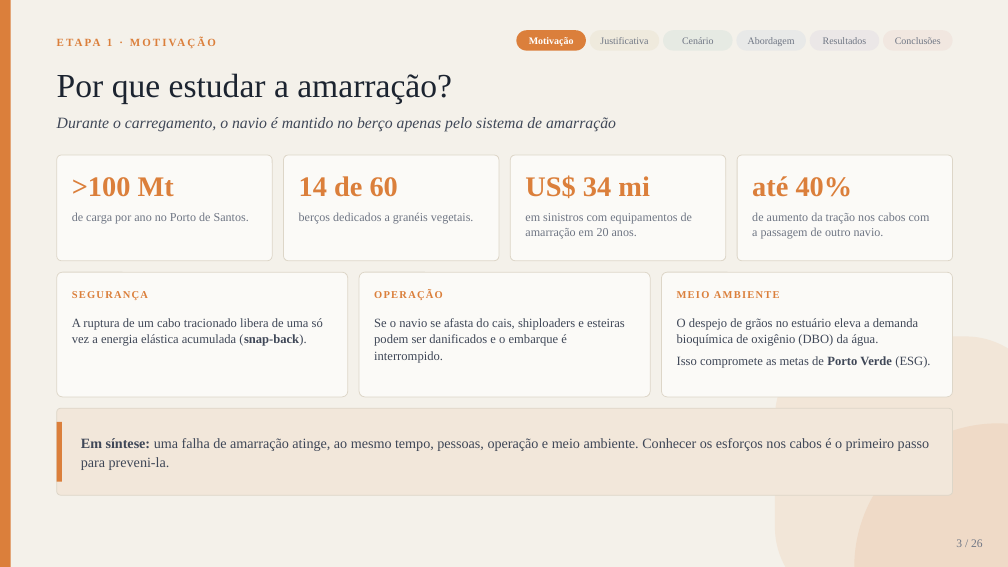
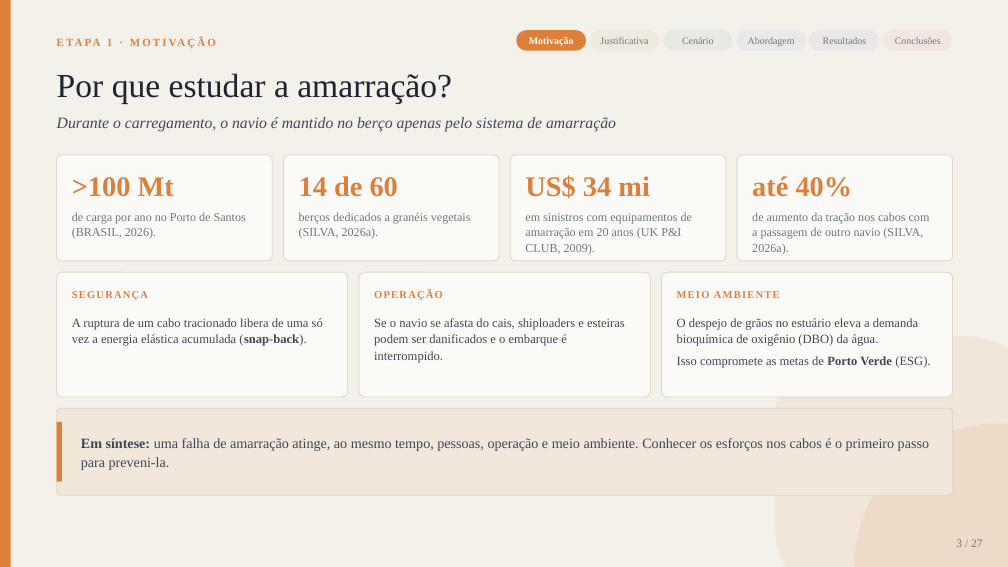
Before and after one commit to gustavogsilvaa/Apresentacao-Kiro, a slide deck: slide 3 of TF/Apresentacao_TF_Amarracao_parcial_v8.pptx. Drawn at 1008x567 pixels with LibreOffice and Linux fonts; fonts in the diff are those of the drawing. Boxes give left, top, right and bottom in pixels: in the first picture for what was removed or moved away, otherwise in the second. Text is boxed around its words. In the diff, an @@ line names an element or a change of style, - is before the commit and + after.

Commit message:
Adiciona as fontes do slide 3 e o slide 'O navio: medidas e movimentos'

```diff
--- a/TF/Apresentacao_TF_Amarracao_parcial_v8.pptx
+++ b/TF/Apresentacao_TF_Amarracao_parcial_v8.pptx
@@ text at (72, 212, 246, 238): text changed @@
-de carga por ano no Porto de Santos.
+de carga por ano no Porto de Santos (BRASIL, 2026).
@@ text at (299, 212, 471, 238): text changed @@
-berços dedicados a granéis vegetais.
+berços dedicados a granéis vegetais (SILVA, 2026a).
@@ text at (525, 212, 692, 254): text changed @@
-em sinistros com equipamentos de amarração em 20 anos.
+em sinistros com equipamentos de amarração em 20 anos (UK P&I CLUB, 2009).
@@ text at (752, 212, 930, 254): text changed @@
-de aumento da tração nos cabos com a passagem de outro navio.
+de aumento da tração nos cabos com a passagem de outro navio (SILVA, 2026a).
@@ text at (956, 539, 983, 547): text changed @@
-3 / 26
+3 / 27
```
Also in this commit, not shown: 25 other slides changed, 1 slide added, 4 other files.
